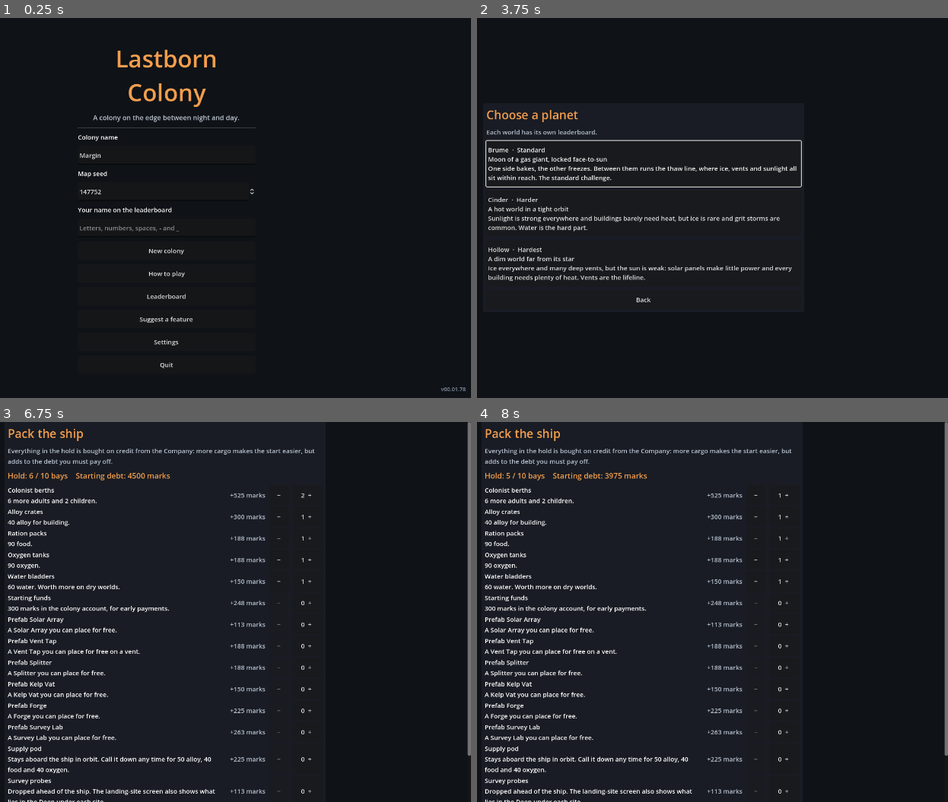
Above: before the commit, frames 1-4 (two rows, left to right).
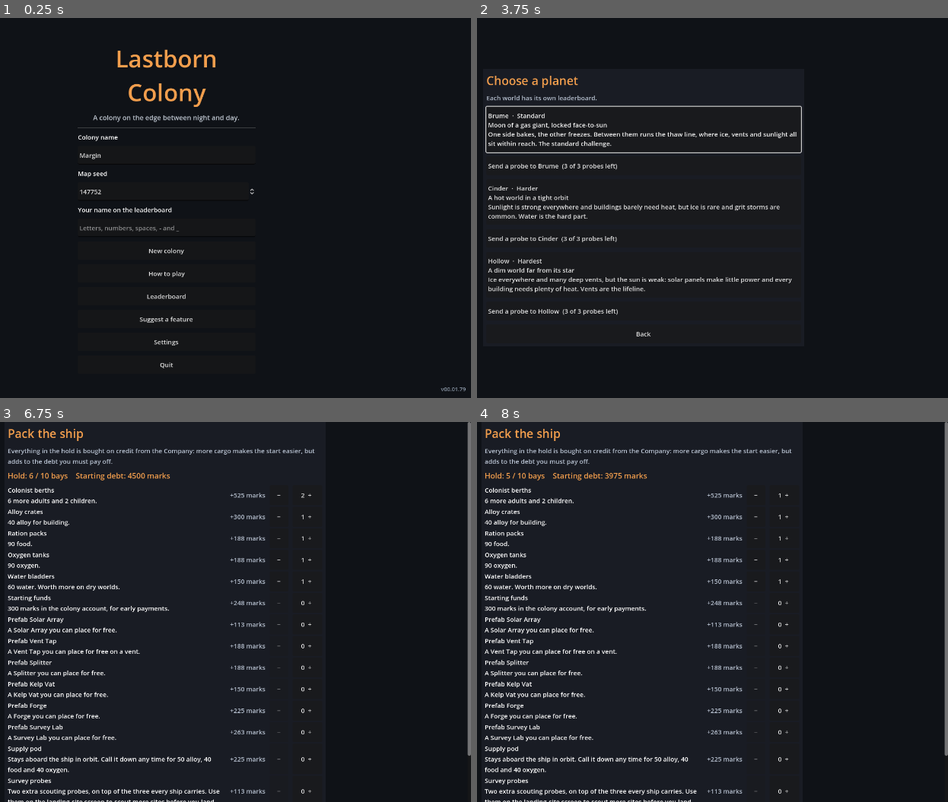
Above: after the commit, the same moments.

Repository: Zephino/Lastborn_Colony
Game: Godot game, scene res://scenes/main.tscn
Two runs of this game, one before a commit and one after it. Both use one fixed random seed, a clock stepped at 60 frames per second and the inputs below.
Inputs (mouse positions are in pixels of both pictures, inside the frame that each line leads up to):
- Up to frame 1 (0.25 s): no input
- Up to frame 2 (3.75 s): click (641, 227) at 0.52 s; type "12" at 0.6 s; click "New colony" at 1.25 s; click "Back" at 2 s; click "New colony" at 2.75 s; click "Choose a planet" at 3.5 s
- Up to frame 3 (6.75 s): click "Brume · Standard Moon of a ga…" at 4.25 s; click "Back" at 5 s; click "Cinder · Harder A hot world i…" at 5.75 s; click "Easy A smaller debt, gentler …" at 6.5 s
- Up to frame 4 (8 s): click "−" at 7.25 s

The runs differ from the first frame. In frame 1, less than 0.1% of the frame differs, in the area x 98-99%, y 97-99%; in frame 2, 6.8%, in the area x 1-69%, y 15-84%; in frame 3, 0.5%; in frame 4, 0.5%.

Commit message:
v00.01.79: scouting probes before landing, hidden sites and lucky finds
Co-Authored-By: Claude Opus 5.5 <noreply@anthropic.com>
Claude-Session: https://claude.ai/code/session_015nF5MxT1rKKJAh7GkSbxvp

Diff:
--- a/data/balance.json
+++ b/data/balance.json
@@ -311,5 +311,37 @@
     },
     "swing": 0.3,
     "period": 16
+  },
+  "probes": {
+    "_comment": "Scouting probes sent before landing. 'free' come with every ship; each 'Survey probes' cargo bay adds 'per_cargo'. A site has a lucky find when its hash lands in the first few of 'find_slots' slots (one slot per find, so 3 finds in 6 slots is half the sites).",
+    "free": 3,
+    "per_cargo": 2,
+    "find_slots": 6,
+    "finds": {
+      "cache": {
+        "name": "Supply cache",
+        "desc": "An old supply drop lies by the site: 40 food and 40 oxygen to start with.",
+        "stock": {
+          "food": 40,
+          "oxygen": 40
+        },
+        "log": "The crew finds an old supply drop by the pad: 40 food and 40 oxygen."
+      },
+      "seam": {
+        "name": "Rich ore seam",
+        "desc": "Ore breaks the surface right beside the site: two more seams next to the pad.",
+        "seams": 2,
+        "log": "Ore breaks the surface right beside the pad."
+      },
+      "wreck": {
+        "name": "Crashed wreck",
+        "desc": "A wrecked lander lies nearby: 25 alloy and 5 parts to salvage.",
+        "stock": {
+          "alloy": 25,
+          "parts": 5
+        },
+        "log": "The crew salvages a wrecked lander near the pad: 25 alloy and 5 parts."
+      }
+    }
   }
 }
--- a/data/cargo.json
+++ b/data/cargo.json
@@ -123,7 +123,7 @@
     {
       "id": "probe",
       "name": "Survey probes",
-      "desc": "Dropped ahead of the ship. The landing-site screen also shows what lies in the Deep under each site.",
+      "desc": "Two extra scouting probes, on top of the three every ship carries. Use them on the landing-site screen to scout more sites before you land.",
       "debt": 150,
       "max": 1
     }
--- a/project.godot
+++ b/project.godot
@@ -12,7 +12,7 @@
 
 config/name="Lastborn Colony"
 config/description="A turn-based colony on the edge between night and day."
-config/version="00.01.78"
+config/version="00.01.79"
 run/main_scene="res://scenes/main.tscn"
 config/features=PackedStringArray("4.3", "GL Compatibility")
 config/icon="res://icon.svg"
--- a/scripts/sim/new_game.gd
+++ b/scripts/sim/new_game.gd
@@ -6,6 +6,7 @@
 const MapGen = preload("res://scripts/sim/map_gen.gd")
 const Rng = preload("res://scripts/sim/rng.gd")
 const Manifest = preload("res://scripts/sim/manifest.gd")
+const Probe = preload("res://scripts/sim/probe.gd")
 const TextRules = preload("res://scripts/sim/text_rules.gd")
 
 const SAVE_VERSION := 1
@@ -85,6 +86,10 @@
 	Manifest.apply(state, manifest)
 	var hull: Array = map["hull"]
 	add_structure(state, "hull", int(hull[0]), int(hull[1]), true)
+	# A lucky find at the landing site (see scripts/sim/probe.gd), when the
+	# setup screens pass one.
+	if str(options.get("find", "")) != "":
+		Probe.apply_find(state, str(options["find"]))
 	state["log"].append({"turn": 1, "text": "The ship settles onto the landing pad at %s. Payments to the Company begin on turn %d." % [colony_name, int(b["first_payment_turn"])]})
 	return state
 
--- /dev/null
+++ b/scripts/sim/probe.gd
@@ -0,0 +1,109 @@
+## Scouting probes, sent before landing. Pure rules, no scene nodes, so the
+## setup screens and the tests share them.
+## A probe report says what is round a landing site: light and cold, useful
+## ground nearby, what lies in the Deep below, how often storms and quakes
+## hit, and any lucky find. Finds are fixed by the seed, planet and site (not
+## by the game's random stream), so every player sees the same ones.
+## Numbers live in data/balance.json ("probes").
+extends RefCounted
+
+const GameData = preload("res://scripts/sim/game_data.gd")
+const MapGen = preload("res://scripts/sim/map_gen.gd")
+const Rng = preload("res://scripts/sim/rng.gd")
+
+## How far from the pad (in steps) counts as "nearby".
+const NEAR := 6
+
+
+static func rules() -> Dictionary:
+	return GameData.balance()["probes"]
+
+
+## How many probes a ship carries with this cargo.
+static func carried(manifest: Dictionary) -> int:
+	var r := rules()
+	return int(r["free"]) + int(r["per_cargo"]) * int(manifest.get("probe", 0))
+
+
+## The lucky find at a site: "" (none), or an id from balance probes.finds.
+static func find_for(game_seed: int, planet_id: String, site: int) -> String:
+	var finds: Dictionary = rules()["finds"]
+	var ids: Array = finds.keys()
+	ids.sort()
+	var h := Rng.hash_seed("%d:%s:%d" % [game_seed, planet_id, site])
+	var slots := int(rules()["find_slots"])
+	var k := h % slots
+	return ids[k] if k < ids.size() else ""
+
+
+static func find_def(id: String) -> Dictionary:
+	return rules()["finds"].get(id, {})
+
+
+## Words for how often an event happens on a planet, from its weight there.
+static func how_often(planet_id: String, event_id: String) -> String:
+	var w := float(GameData.planet(planet_id).get("event_weights", {}).get(event_id, 1.0))
+	if w < 0.6:
+		return "rarely"
+	if w < 1.5:
+		return "sometimes"
+	return "often"
+
+
+## Everything a probe sends back about one landing site.
+static func report(game_seed: int, planet_id: String, site: int) -> Dictionary:
+	var map := MapGen.generate(game_seed, planet_id, site)
+	var deep := MapGen.generate_deep(game_seed, planet_id)
+	var hull: Array = map["hull"]
+	var hx := int(hull[0])
+	var hy := int(hull[1])
+	var near := {"ice": 0, "vent": 0, "seam": 0, "ridge": 0}
+	var below := {"vein": 0, "aquifer": 0, "deepvent": 0}
+	var tiles: Array = map["tiles"]
+	for y in tiles.size():
+		for x in tiles[y].size():
+			if absi(x - hx) + absi(y - hy) > NEAR:
+				continue
+			var t: String = tiles[y][x]
+			if near.has(t):
+				near[t] = int(near[t]) + 1
+			var d: String = deep[y][x]
+			if below.has(d):
+				below[d] = int(below[d]) + 1
+	return {
+		"map": map,
+		"light": GameData.light_at(hx, planet_id),
+		"cold": GameData.cold_at(hx, planet_id),
+		"near": near,
+		"below": below,
+		"storms": how_often(planet_id, "dust_storm"),
+		"quakes": how_often(planet_id, "icequake"),
+		"find": find_for(game_seed, planet_id, site),
+	}
+
+
+## Gives a new colony its site's lucky find.
+static func apply_find(state: Dictionary, find: String) -> void:
+	var def := find_def(find)
+	if def.is_empty():
+		return
+	var give: Dictionary = def.get("stock", {})
+	for k in give:
+		state["stock"][k] = float(state["stock"].get(k, 0.0)) + float(give[k])
+	# A rich seam: some plain ground two steps from the pad becomes ore seam.
+	var seams := int(def.get("seams", 0))
+	if seams > 0:
+		var hull: Dictionary = {}
+		for id in state["structures"]:
+			if state["structures"][id]["type"] == "hull":
+				hull = state["structures"][id]
+		if not hull.is_empty():
+			for d in [Vector2i(2, 0), Vector2i(0, 2), Vector2i(-2, 0), Vector2i(0, -2), Vector2i(2, 1), Vector2i(1, 2)]:
+				if seams <= 0:
+					break
+				var x: int = int(hull["x"]) + d.x
+				var y: int = int(hull["y"]) + d.y
+				if y >= 0 and y < state["tiles"].size() and x >= 0 and x < state["tiles"][y].size() and state["tiles"][y][x] == "regolith":
+					state["tiles"][y][x] = "seam"
+					seams -= 1
+	state["log"].append({"turn": 1, "text": str(def.get("log", ""))})
--- a/scripts/ui/minimap.gd
+++ b/scripts/ui/minimap.gd
@@ -14,6 +14,9 @@
 
 var tiles: Array = []
 var hull := Vector2i(-1, -1)
+## True for a site no probe has scouted: only a rough outline shows (rock that
+## can't be built on, and the landing spot), not the ice, vents or seams.
+var fog := false
 
 
 func show_map(map: Dictionary) -> void:
@@ -32,7 +35,11 @@
 	var origin := (size - Vector2(cols, rows) * cell) * 0.5
 	for y in rows:
 		for x in cols:
-			draw_rect(Rect2(origin + Vector2(x, y) * cell, Vector2(cell, cell)), COLORS.get(tiles[y][x], Color.MAGENTA))
+			var t: String = tiles[y][x]
+			var col: Color = COLORS.get(t, Color.MAGENTA)
+			if fog:
+				col = COLORS["ridge"] if t in ["ridge", "deepice", "scorch"] else Color(0.30, 0.30, 0.32)
+			draw_rect(Rect2(origin + Vector2(x, y) * cell, Vector2(cell, cell)), col)
 	if hull.x >= 0:
 		var c := origin + (Vector2(hull) + Vector2(0.5, 0.5)) * cell
 		draw_circle(c, cell * 1.6, Color(1, 1, 1))
--- /dev/null
+++ b/scripts/ui/probe_view.gd
@@ -0,0 +1,92 @@
+## The picture in a probe report: the ground round a landing site, drawn at an
+## angle the way the game map is, with the probe standing where the ship
+## would land.
+extends Control
+
+const Sprites = preload("res://scripts/ui/sprites.gd")
+
+## How many tiles out from the landing spot to show.
+const RADIUS := 4
+
+var tiles: Array = []
+var hull := Vector2i(-1, -1)
+## The site's lucky find ("" for none), drawn two tiles from the probe.
+var find := ""
+
+
+func show_map(map: Dictionary, lucky: String = "") -> void:
+	find = lucky
+	tiles = map["tiles"]
+	var h: Array = map["hull"]
+	hull = Vector2i(int(h[0]), int(h[1]))
+	queue_redraw()
+
+
+func _draw() -> void:
+	draw_rect(Rect2(Vector2.ZERO, size), Color(0.05, 0.06, 0.08))
+	if tiles.is_empty():
+		return
+	# Fit a diamond of (2 * RADIUS + 1) tiles across.
+	var n := 2 * RADIUS + 1
+	var tw := minf(size.x / n, size.y * 2.0 / n) * 0.98
+	var mid := size * 0.5 + Vector2(0, tw * 0.1)
+	for sum in range(-2 * RADIUS, 2 * RADIUS + 1):
+		for dx in range(-RADIUS, RADIUS + 1):
+			var dy := sum - dx
+			if absi(dy) > RADIUS:
+				continue
+			var x := hull.x + dx
+			var y := hull.y + dy
+			if y < 0 or y >= tiles.size() or x < 0 or x >= tiles[y].size():
+				continue
+			var c := mid + Vector2((dx - dy) * tw * 0.5, (dx + dy) * tw * 0.25)
+			Sprites.terrain_iso(self, tiles[y][x], c, tw)
+	_draw_find(mid + Vector2((2 - 1) * tw * 0.5, (2 + 1) * tw * 0.25), tw)
+	_draw_probe(mid, tw)
+
+
+## The lucky find: a crashed lander, a stack of supply crates, or ore glowing
+## through the ground.
+func _draw_find(c: Vector2, tw: float) -> void:
+	match find:
+		"wreck":
+			var hull_col := Color(0.70, 0.70, 0.72)
+			draw_colored_polygon(PackedVector2Array([c + Vector2(-tw * 0.30, tw * 0.02), c + Vector2(tw * 0.18, -tw * 0.14), c + Vector2(tw * 0.28, -tw * 0.06), c + Vector2(-tw * 0.20, tw * 0.10)]), hull_col)
+			draw_colored_polygon(PackedVector2Array([c + Vector2(tw * 0.18, -tw * 0.14), c + Vector2(tw * 0.32, -tw * 0.30), c + Vector2(tw * 0.36, -tw * 0.22), c + Vector2(tw * 0.28, -tw * 0.06)]), hull_col.darkened(0.25))
+			draw_line(c + Vector2(-tw * 0.05, -tw * 0.02), c + Vector2(-tw * 0.18, -tw * 0.22), Color(0.3, 0.3, 0.32), 2.0)
+			draw_circle(c + Vector2(tw * 0.0, tw * 0.0), tw * 0.03, Color(0.95, 0.55, 0.20))
+			for k in 3:
+				draw_circle(c + Vector2(tw * (0.02 + k * 0.03), -tw * (0.10 + k * 0.07)), tw * (0.03 + k * 0.012), Color(0.35, 0.35, 0.38, 0.5 - k * 0.12))
+		"cache":
+			var crate := Color(0.62, 0.46, 0.28)
+			for k in 3:
+				var p := c + Vector2((k - 1) * tw * 0.10, -(k % 2) * tw * 0.06)
+				draw_rect(Rect2(p - Vector2(tw * 0.06, tw * 0.10), Vector2(tw * 0.12, tw * 0.10)), crate)
+				draw_rect(Rect2(p - Vector2(tw * 0.06, tw * 0.10), Vector2(tw * 0.12, tw * 0.10)), crate.darkened(0.4), false, 1.5)
+				draw_line(p - Vector2(tw * 0.06, tw * 0.05), p + Vector2(tw * 0.06, -tw * 0.05), Color(0.85, 0.25, 0.20), 2.0)
+			draw_line(c + Vector2(tw * 0.18, 0), c + Vector2(tw * 0.18, -tw * 0.28), Color(0.3, 0.3, 0.32), 1.5)
+			draw_colored_polygon(PackedVector2Array([c + Vector2(tw * 0.18, -tw * 0.28), c + Vector2(tw * 0.30, -tw * 0.24), c + Vector2(tw * 0.18, -tw * 0.20)]), Color(1.0, 0.85, 0.25))
+		"seam":
+			for k in 3:
+				var a := c + Vector2((k - 1) * tw * 0.12, (k % 2) * tw * 0.04)
+				draw_line(a + Vector2(-tw * 0.08, tw * 0.02), a + Vector2(tw * 0.08, -tw * 0.03), Color(0.30, 0.95, 0.85), maxf(2.5, tw * 0.025))
+				draw_circle(a, tw * 0.05, Color(0.30, 0.95, 0.85, 0.25))
+
+
+## A small landing probe: three legs, a gold-foil body, a dish and a light.
+func _draw_probe(c: Vector2, tw: float) -> void:
+	var dark := Color(0.20, 0.22, 0.26)
+	var body := c - Vector2(0, tw * 0.28)
+	for k in 3:
+		var a := k * TAU / 3.0 + 0.4
+		var foot := c + Vector2(cos(a) * tw * 0.22, sin(a) * tw * 0.11)
+		draw_line(body + Vector2(cos(a) * tw * 0.05, tw * 0.04), foot, dark, maxf(2.0, tw * 0.025))
+		draw_circle(foot, tw * 0.025, dark)
+	draw_rect(Rect2(body - Vector2(tw * 0.09, tw * 0.07), Vector2(tw * 0.18, tw * 0.12)), Color(0.85, 0.68, 0.25))
+	draw_rect(Rect2(body - Vector2(tw * 0.09, tw * 0.07), Vector2(tw * 0.18, tw * 0.12)), dark, false, 1.5)
+	var dish := body - Vector2(-tw * 0.03, tw * 0.16)
+	draw_line(body - Vector2(0, tw * 0.07), dish, dark, 1.5)
+	draw_colored_polygon(Sprites._ellipse(dish, tw * 0.07, tw * 0.035), Color(0.92, 0.94, 0.96))
+	draw_circle(body + Vector2(tw * 0.05, -tw * 0.02), tw * 0.02, Color(0.4, 1.0, 0.6))
+	for k in 3:
+		draw_arc(dish, tw * (0.10 + k * 0.06), deg_to_rad(-70), deg_to_rad(-20), 6, Color(0.45, 0.85, 1.0, 0.7 - k * 0.2), 1.5)
--- a/scripts/ui/setup_flow.gd
+++ b/scripts/ui/setup_flow.gd
@@ -7,6 +7,8 @@
 const Manifest = preload("res://scripts/sim/manifest.gd")
 const MapGen = preload("res://scripts/sim/map_gen.gd")
 const Minimap = preload("res://scripts/ui/minimap.gd")
+const ProbeView = preload("res://scripts/ui/probe_view.gd")
+const Probe = preload("res://scripts/sim/probe.gd")
 const UiUtil = preload("res://scripts/ui/ui_util.gd")
 
 signal finished(options: Dictionary)
@@ -20,6 +22,11 @@
 var difficulty_id := GameData.DEFAULT_DIFFICULTY
 var manifest: Dictionary = {}
 var page: Control
+## Probes used so far, and the sites they scouted ("planet:site" keys).
+var probes_used := 0
+var scouted := {}
+## The site chosen with "Settle here" in a probe report (-1 if none).
+var settle_site := -1
 
 
 func setup(seed_value: int) -> void:
@@ -129,12 +136,123 @@
 		box.add_child(b)
 		if p["id"] == planet_id:
 			b.grab_focus.call_deferred()
+		var seen := _scouted_count(p["id"])
+		var probe_text := "Send a probe to %s  (%d of %d probes left)" % [p["name"], _probes_left(), Probe.carried(manifest)]
+		if seen > 0:
+			probe_text += "  ·  %d site%s scouted" % [seen, "" if seen == 1 else "s"]
+		var pb := _button(probe_text, show_probe_target.bind(p["id"]))
+		pb.alignment = HORIZONTAL_ALIGNMENT_LEFT
+		pb.disabled = _probes_left() <= 0 and seen == 0
+		_fit(pb)
+		box.add_child(pb)
 	var back := _button("Back", show_briefing)
 	box.add_child(back)
 
 
 func _pick_planet(id: String) -> void:
+	if id != planet_id:
+		settle_site = -1
 	planet_id = id
+	show_difficulty()
+
+
+func _probes_left() -> int:
+	return maxi(0, Probe.carried(manifest) - probes_used)
+
+
+func _key(pid: String, site: int) -> String:
+	return "%s:%d" % [pid, site]
+
+
+func _scouted_count(pid: String) -> int:
+	var n := 0
+	for k in scouted:
+		if str(k).begins_with(pid + ":"):
+			n += 1
+	return n
+
+
+## Where should the probe land? The planet's landing sites, as rough outlines
+## until scouted.
+func show_probe_target(pid: String) -> void:
+	var planet := GameData.planet(pid)
+	var box := _new_page("Send a probe to %s" % planet["name"], 900.0)
+	box.add_child(_label("Choose where the probe lands. It scouts one landing site and sends back a full report. %d of %d probes left." % [_probes_left(), Probe.carried(manifest)], 0, MUTED, true))
+	var grid := GridContainer.new()
+	grid.columns = 2 if _width() >= 900.0 else 1
+	grid.add_theme_constant_override("h_separation", 12)
+	grid.add_theme_constant_override("v_separation", 12)
+	box.add_child(grid)
+	var sites: Array = GameData.balance()["landing_sites"]
+	for i in sites.size():
+		var cell := VBoxContainer.new()
+		cell.size_flags_horizontal = Control.SIZE_EXPAND_FILL
+		grid.add_child(cell)
+		var seen := scouted.has(_key(pid, i))
+		cell.add_child(_minimap(pid, i, not seen))
+		var label := ("See the report for site %s" if seen else "Probe site %s") % char(65 + i)
+		var b := _button(label, _send_probe.bind(pid, i, show_planets))
+		b.disabled = not seen and _probes_left() <= 0
+		_fit(b)
+		cell.add_child(b)
+	box.add_child(_button("Back", show_planets))
+
+
+func _minimap(pid: String, site: int, fog: bool) -> Control:
+	var mini := Minimap.new()
+	var mini_w := minf(400.0, _width() - 56.0)
+	mini.custom_minimum_size = Vector2(mini_w, mini_w * 0.75)
+	mini.size_flags_horizontal = Control.SIZE_EXPAND_FILL
+	mini.fog = fog
+	mini.show_map(MapGen.generate(game_seed, pid, site))
+	return mini
+
+
+## Uses a probe on a site (or reopens its report if it was scouted already).
+func _send_probe(pid: String, site: int, back: Callable) -> void:
+	if not scouted.has(_key(pid, site)):
+		if _probes_left() <= 0:
+			return
+		probes_used += 1
+		scouted[_key(pid, site)] = true
+	show_probe_report(pid, site, back)
+
+
+## The probe's report on one site, with Settle here and Look elsewhere.
+func show_probe_report(pid: String, site: int, back: Callable) -> void:
+	var planet := GameData.planet(pid)
+	var r := Probe.report(game_seed, pid, site)
+	var box := _new_page("Probe report: %s, site %s" % [planet["name"], char(65 + site)], 900.0)
+	var view := ProbeView.new()
+	var w := minf(620.0, _width() - 40.0)
+	view.custom_minimum_size = Vector2(w, w * 0.55)
+	view.size_flags_horizontal = Control.SIZE_SHRINK_CENTER
+	box.add_child(view)
+	view.show_map(r["map"], r["find"])
+	var near: Dictionary = r["near"]
+	var below: Dictionary = r["below"]
+	var lines := PackedStringArray()
+	lines.append("Sunlight: %d%% (Solar Arrays make this much of their best).  Cold: buildings need %.1f times the usual heat." % [int(round(float(r["light"]) * 100.0)), float(r["cold"])])
+	lines.append("Nearby: %d ice, %d vents, %d ore seams, %d ridges (can't build on ridges)." % [near["ice"], near["vent"], near["seam"], near["ridge"]])
+	lines.append("In the Deep below: %d ore veins, %d underground water, %d deep vents." % [below["vein"], below["aquifer"], below["deepvent"]])
+	lines.append("Grit storms here: %s.  Icequakes: %s." % [r["storms"], r["quakes"]])
+	box.add_child(_label("\n".join(lines), 0, Color.WHITE, true))
+	var find: String = r["find"]
+	if find != "":
+		var fd := Probe.find_def(find)
+		box.add_child(_label("Lucky find: %s. %s" % [fd["name"], fd["desc"]], 0, ACCENT, true))
+	else:
+		box.add_child(_label("No lucky finds here.", 0, MUTED, true))
+	var settle := _button("Settle here", _settle.bind(pid, site))
+	_fit(settle)
+	box.add_child(settle)
+	settle.grab_focus.call_deferred()
+	box.add_child(_button("Look elsewhere", back))
+
+
+func _settle(pid: String, site: int) -> void:
+	planet_id = pid
+	settle_site = site
 	show_difficulty()
 
 
@@ -232,30 +350,30 @@
 	grid.add_theme_constant_override("v_separation", 12)
 	box.add_child(grid)
 	var sites: Array = GameData.balance()["landing_sites"]
-	# Survey probes (cargo) map the Deep under every site.
-	var probed := int(manifest.get("probe", 0)) > 0
-	var deep: Array = MapGen.generate_deep(game_seed, planet_id) if probed else []
-	if probed:
-		box.add_child(_label("Your survey probes have mapped the Deep: each site also lists the ore veins, aquifers and deep vents under it.", 0, MUTED, true))
+	box.add_child(_label("Sites you haven't scouted show only a rough outline. %d of %d probes left." % [_probes_left(), Probe.carried(manifest)], 0, MUTED, true))
+	var deep: Array = MapGen.generate_deep(game_seed, planet_id)
 	for i in sites.size():
 		var map := MapGen.generate(game_seed, planet_id, i)
+		var seen := scouted.has(_key(planet_id, i))
 		var cell := VBoxContainer.new()
 		cell.size_flags_horizontal = Control.SIZE_EXPAND_FILL
 		grid.add_child(cell)
-		var mini := Minimap.new()
-		var mini_w := minf(400.0, _width() - 56.0)
-		mini.custom_minimum_size = Vector2(mini_w, mini_w * 0.75)
-		mini.size_flags_horizontal = Control.SIZE_EXPAND_FILL
-		cell.add_child(mini)
-		mini.show_map(map)
-		var note := _site_note(map)
-		if probed:
-			note += "; " + _deep_note(map, deep)
+		cell.add_child(_minimap(planet_id, i, not seen))
+		var note := "%s; %s" % [_site_note(map), _deep_note(map, deep)] if seen else "not scouted"
+		if seen and Probe.find_for(game_seed, planet_id, i) != "":
+			note += "; lucky find: " + str(Probe.find_def(Probe.find_for(game_seed, planet_id, i))["name"]).to_lower()
 		var b := _button("Land at site %s  (%s)" % [char(65 + i), note], _finish.bind(i))
 		_fit(b)
 		cell.add_child(b)
-		if i == 0:
+		if i == maxi(settle_site, 0):
 			b.grab_focus.call_deferred()
+		if not seen:
+			var pb := _button("Send a probe here", _send_probe.bind(planet_id, i, show_sites))
+			pb.disabled = _probes_left() <= 0
+			_fit(pb)
+			cell.add_child(pb)
+		else:
+			cell.add_child(_button("See the probe report", show_probe_report.bind(planet_id, i, show_sites)))
 	var back := _button("Back", show_manifest)
 	box.add_child(back)
 
@@ -286,4 +404,4 @@
 
 
 func _finish(site: int) -> void:
-	finished.emit({"planet": planet_id, "difficulty": difficulty_id, "site": site, "manifest": manifest.duplicate()})
+	finished.emit({"planet": planet_id, "difficulty": difficulty_id, "site": site, "manifest": manifest.duplicate(), "find": Probe.find_for(game_seed, planet_id, site)})
--- a/tests/test_new.gd
+++ b/tests/test_new.gd
@@ -15,6 +15,8 @@
 const SaveGame = preload("res://scripts/sim/save_game.gd")
 const Fleet = preload("res://scripts/sim/fleet.gd")
 const TestFleet = preload("res://tests/test_fleet.gd")
+const Probe = preload("res://scripts/sim/probe.gd")
+const Manifest = preload("res://scripts/sim/manifest.gd")
 
 
 static func run(check: Callable) -> void:
@@ -28,6 +30,7 @@
 	_rovers(check)
 	_survey(check)
 	_saves(check)
+	_probes(check)
 
 
 ## A colony with plenty of power and heat (a Fusion Core) and everything stocked.
@@ -191,3 +194,40 @@
 	old.erase("heat_bank")
 	var loaded: Variant = SaveGame.from_text(SaveGame.to_text(old))
 	check.call(loaded is Dictionary and float(loaded["battery"]) == 0.0 and float(loaded["heat_bank"]) == 0.0, "older saves load with nothing saved")
+
+
+static func _probes(check: Callable) -> void:
+	check.call(Probe.carried({}) == 3, "every ship carries 3 probes")
+	check.call(Probe.carried({"probe": 1}) == 5, "a Survey probes cargo bay adds 2 more")
+	var r := Probe.report(7, "brume", 2)
+	check.call(r.has("near") and r.has("below") and r.has("storms") and r.has("find"), "a probe report has the ground, the Deep, the hazards and any find")
+	check.call(Probe.report(7, "brume", 2)["near"] == r["near"] and Probe.find_for(7, "brume", 2) == r["find"], "the same site always gives the same report")
+	check.call(Probe.how_often("hollow", "dust_storm") == "rarely" and Probe.how_often("hollow", "icequake") == "often", "storm and quake words come from the planet")
+	# About half the sites have a find, and every kind turns up.
+	var seen := {}
+	var with_find := 0
+	var total := 0
+	for seed_value in range(1, 41):
+		for site in 4:
+			var f := Probe.find_for(seed_value, "brume", site)
+			total += 1
+			if f != "":
+				with_find += 1
+				seen[f] = true
+	check.call(with_find > total / 4 and with_find < total * 3 / 4, "about half the sites have a lucky find (%d of %d)" % [with_find, total])
+	check.call(seen.size() == 3, "every kind of find turns up")
+	# Finds are given to the new colony.
+	var plain := NewGame.create(3, "Margin")
+	var wreck := NewGame.create(3, "Margin", {"find": "wreck"})
+	check.call(float(wreck["stock"]["alloy"]) == float(plain["stock"]["alloy"]) + 25.0 and float(wreck["stock"]["parts"]) == float(plain["stock"]["parts"]) + 5.0, "a crashed wreck gives 25 alloy and 5 parts")
+	var cache := NewGame.create(3, "Margin", {"find": "cache"})
+	check.call(float(cache["stock"]["food"]) == float(plain["stock"]["food"]) + 40.0, "a supply cache gives 40 food")
+	var seam := NewGame.create(3, "Margin", {"find": "seam"})
+	var before := 0
+	var after := 0
+	for y in plain["tiles"].size():
+		for x in plain["tiles"][y].size():
+			before += 1 if plain["tiles"][y][x] == "seam" else 0
+			after += 1 if seam["tiles"][y][x] == "seam" else 0
+	check.call(after > before, "a rich ore seam adds seams by the pad (%d more)" % (after - before))
+	check.call(NewGame.create(3, "Margin", {"find": ""})["stock"] == plain["stock"], "no find, no change")
--- /dev/null
+++ b/tools/setup_shot.gd
@@ -0,0 +1,44 @@
+## Developer tool (not exported): opens the screens before landing and saves
+## screenshots of the planet list, the probe target page, a probe report and
+## the landing-site screen. Run under a display:
+##   godot --script res://tools/setup_shot.gd -- <outdir>
+extends SceneTree
+
+
+func _init() -> void:
+	_run.call_deferred()
+
+
+func _shot(out: String, name: String) -> void:
+	for _i in 4:
+		await process_frame
+	root.get_viewport().get_texture().get_image().save_png("%s/%s.png" % [out, name])
+
+
+func _run() -> void:
+	var out: String = OS.get_cmdline_user_args()[0] if OS.get_cmdline_user_args().size() > 0 else "user://"
+	var main: Node = load("res://scenes/main.tscn").instantiate()
+	root.add_child(main)
+	await process_frame
+	main._clear_screen()
+	var flow: Control = load("res://scripts/ui/setup_flow.gd").new()
+	main.add_child(flow)
+	main.screen = flow
+	flow.setup(4)
+	flow.show_planets()
+	await _shot(out, "probe_planets")
+	flow.show_probe_target("brume")
+	await _shot(out, "probe_target")
+	# Find a site with a lucky find to show off the report.
+	const Probe = preload("res://scripts/sim/probe.gd")
+	var site := 0
+	for i in 4:
+		if Probe.find_for(4, "brume", i) != "":
+			site = i
+			break
+	flow._send_probe("brume", site, flow.show_planets)
+	await _shot(out, "probe_report")
+	flow._settle("brume", site)
+	flow.show_sites()
+	await _shot(out, "probe_sites")
+	quit()
Not shown, changed: CHANGELOG.md
Not shown, changed: DEVELOPERS.md
